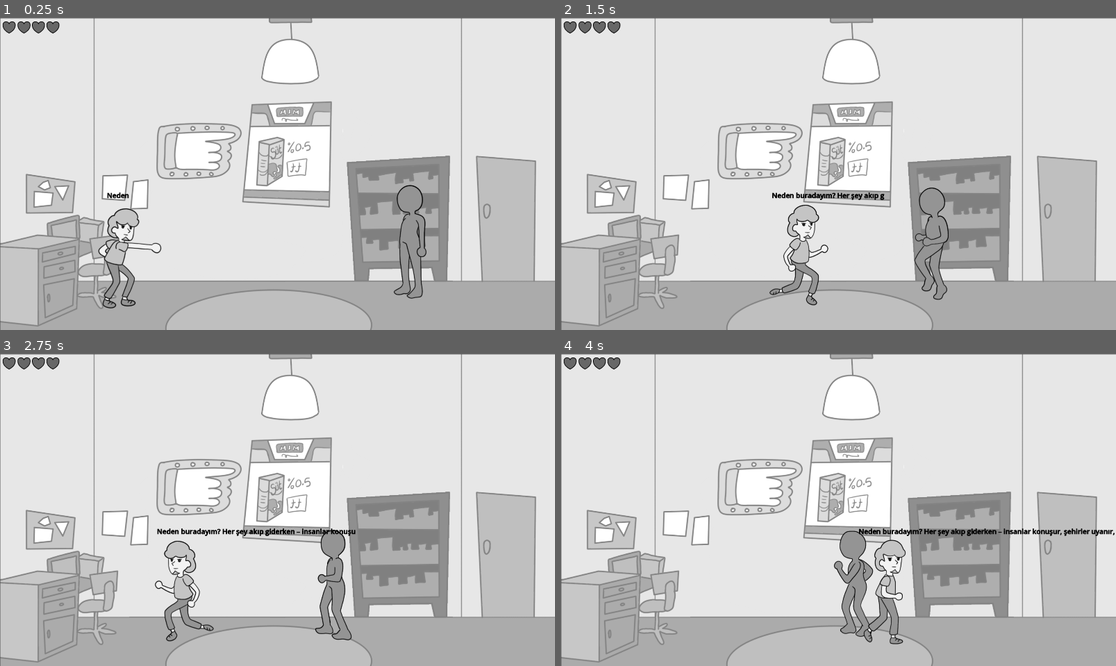
Above: before the commit, frames 1-4 (two rows, left to right).
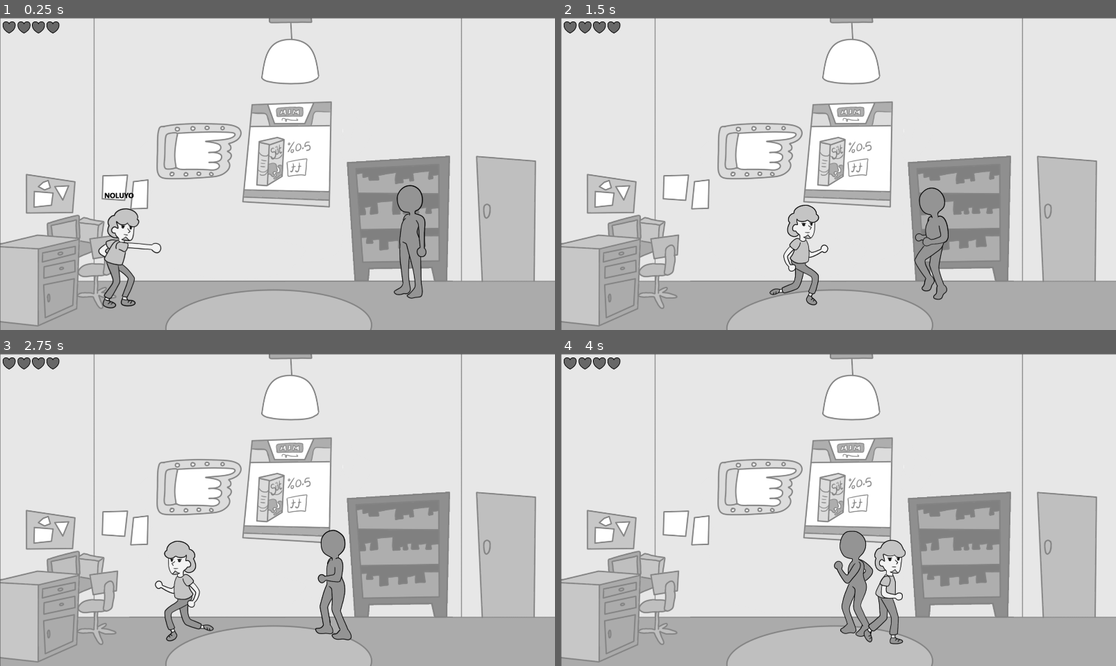
Above: after the commit, the same moments.

Repository: UmtiPako/Memoryless
Game: Godot game, scene res://Scenes/Places/ev/sahne_ev.tscn
Two runs of this game, one before a commit and one after it. Both use one fixed random seed, a clock stepped at 60 frames per second and the inputs below. This scene is started directly instead of the project's main scene.
Inputs:
- Up to frame 1 (0.25 s): no input
- Up to frame 2 (1.5 s): tap Enter (ui_accept) at 0.5, 0.77 s; hold Right (ui_right) from 0.53 s (still down); tap Shift (Dash) at 0.6 s; tap J (attack) at 1.35 s
- Up to frame 3 (2.75 s): tap Enter (ui_accept) at 1.52 s; release Right (ui_right) at 2.03 s; hold Left (ui_left) from 2.03 s (still down); tap Shift (Dash) at 2.1 s
- Up to frame 4 (4 s): release Left (ui_left) at 2.78 s; hold Right (ui_right) from 2.78 s (still down); tap J (attack) at 2.85 s; tap Enter (ui_accept) at 3.02, 3.77 s; tap Shift (Dash) at 3.6 s

The runs differ from the first frame. In frame 1, less than 0.1% of the frame differs, in the area x 18-25%, y 55-58%; in frame 2, 0.2%; in frame 3, 0.4%; in frame 4, 0.6%, in the area x 53-100%, y 55-59%.

Commit message:
Door mekanik

Diff:
--- a/GameManager.gd
+++ b/GameManager.gd
@@ -1,6 +1,7 @@
 extends Node
 
 signal player_dashed
+signal enemy_killed
 
 var ev_sahne: PackedScene = preload("res://Scenes/Places/ev/sahne_ev.tscn")
 var sokak1: PackedScene = preload("res://Scenes/Places/dışarı/sokak_1.tscn")
@@ -11,8 +12,19 @@
 
 var player_health: int = 4
 
+var enemies_in_room
+
 func _process(delta: float) -> void:
 	pass
+
+func set_enemy_count_in_room() -> void:
+	var count = 0
+	for node in get_tree().current_scene.get_children():
+		if node.is_in_group("enemies"):
+			count += 1
+	enemies_in_room = count
+
+
 
 func select_random_room() -> PackedScene:
 	return scenes[randf_range(0, len(scenes))]
--- a/People/Enemies/enemy.gd
+++ b/People/Enemies/enemy.gd
@@ -248,6 +248,7 @@
 
 	is_dead = true
 	current_state = State.DEAD
+	GameManager.enemy_killed.emit()
 	animated_sprite_2d.play("Dead")
 	await  animated_sprite_2d.animation_finished
 
--- a/People/Player/the_guy.gd
+++ b/People/Player/the_guy.gd
@@ -30,10 +30,9 @@
 	"Ha? Ne yapıyordum?",
 	"Zoinks!",
 	"NOLUYOR?",
-	"Bazinga!",
-	"Lorem ipsum dolor sit amet",
-	"Neden buradayım? Her şey akıp giderken – insanlar konuşur, şehirler uyanır, takvimler değişir – içimizde bir noktada dünya durur ve etrafımızdaki anlam ağları çözülmeye başlar. O an, sahip olduklarımızın, yaptıklarımızın ve inandıklarımızın üzerindeki ince sis kalkar ve biz, çıplak gerçeğimizle baş başa kalırız. Kimliğimiz, rollerimiz, başarılarımız birer kostüm gibi görünür; altında ise yalnızca düşünen, hisseden bir bilinç kalır. Belki de varoluşun sorusu bir cevap değil, bir uyanıştır. Her sabah yeniden anlam aramaya, her gece yeniden kaybolmaya cesaret edebilme halidir. Ve belki de yaşam, bu sorgunun kendisidir – sonsuz, rahatsız edici ama aynı zamanda özgürleştirici."
 ]
+
+var doors: Array[Node2D]
 
 func _ready() -> void:
 	display_random_dialogue(random_start_catchprases)
--- a/Scenes/Places/ev/sahne_ev.tscn
+++ b/Scenes/Places/ev/sahne_ev.tscn
@@ -5,14 +5,6 @@
 
 [node name="SahneEv" instance=ExtResource("1_qn751")]
 
-[node name="Door" parent="." index="2"]
-SolEnabled = true
-SagEnabled = true
-
-[node name="Door2" parent="." index="3"]
-SolEnabled = true
-SagEnabled = true
-
 [node name="Enemy" parent="." index="5" node_paths=PackedStringArray("navigation_region") instance=ExtResource("2_mrxir")]
 position = Vector2(1441, 923)
 navigation_region = NodePath("../NavigationRegion2D")
